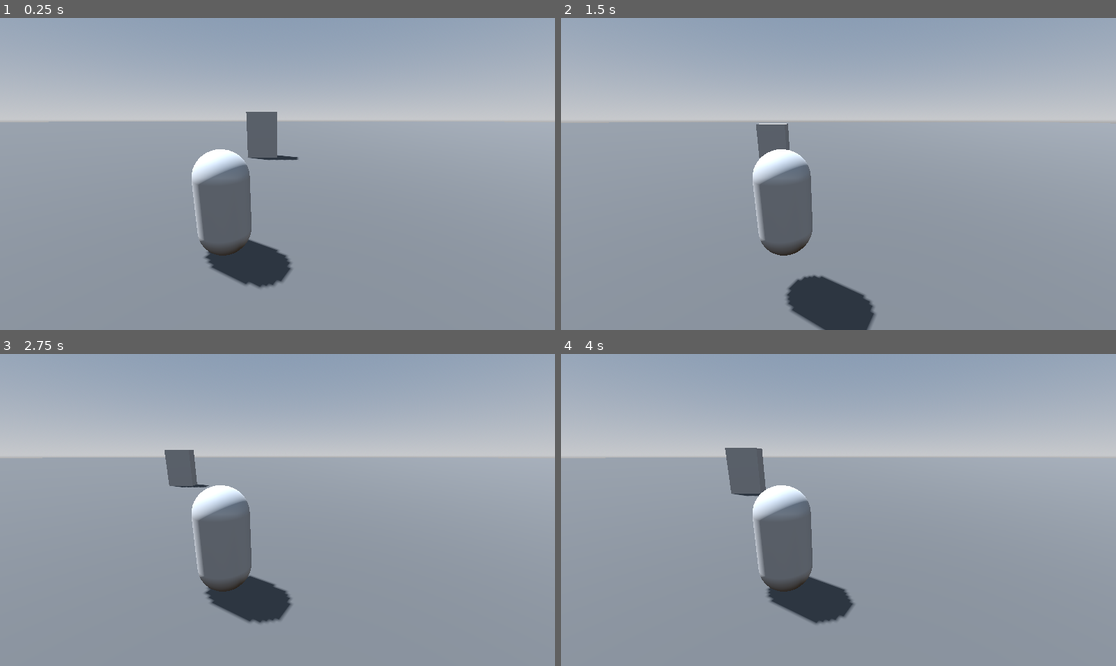
Above: before the commit, frames 1-4 (two rows, left to right).
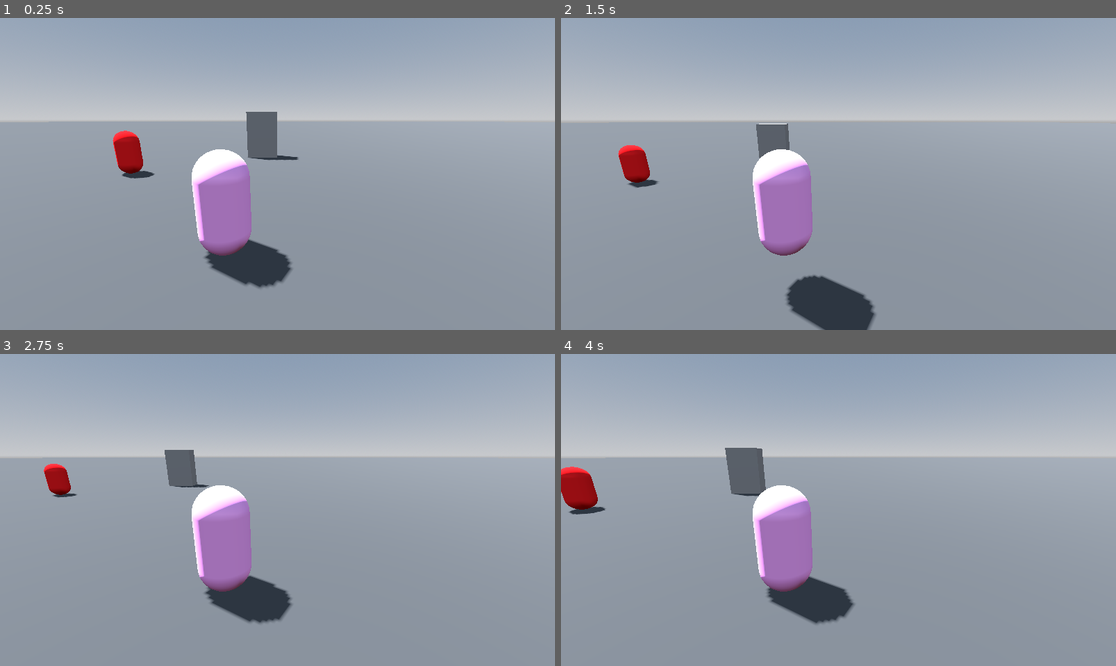
Above: after the commit, the same moments.

Repository: MGhaith/Smart-Pathfinding-System
Game: Godot game, scene res://scenes/main.tscn
Same seed, same stepped clock (60 frames per second), same inputs: the game is played once before the commit and once after it.
Inputs:
- Up to frame 1 (0.25 s): no input
- Up to frame 2 (1.5 s): tap Enter at 0.5 s; hold D (move_right) 0.53-1.28 s; tap Space (jump) at 0.77 s; hold S (backward) from 1.28 s (still down)
- Up to frame 3 (2.75 s): tap Space (jump) at 1.52 s; release S (backward) at 2.03 s; hold D (move_right) from 2.03 s (still down)
- Up to frame 4 (4 s): release D (move_right) at 2.78 s; hold W (forward) 2.78-3.53 s; tap Space (jump) at 3.02, 3.77 s; hold A (move_left) from 3.53 s (still down)

The runs differ from the first frame. In frame 1, 3.5% of the frame differs, in the area x 20-46%, y 36-77%; in frame 2, 3.4%; in frame 3, 3.2%; in frame 4, 3.7%, in the area x 0-46%, y 36-77%.

Commit message:
added enemy scene

Diff:
--- /dev/null
+++ b/new-game-project/scenes/actors/enemy.tscn
@@ -0,0 +1,19 @@
+[gd_scene load_steps=4 format=3 uid="uid://b1amdvhwftmsr"]
+
+[sub_resource type="CapsuleShape3D" id="CapsuleShape3D_f6f6i"]
+
+[sub_resource type="StandardMaterial3D" id="StandardMaterial3D_7kha4"]
+albedo_color = Color(0.939575, 0, 0.0635406, 1)
+
+[sub_resource type="CapsuleMesh" id="CapsuleMesh_acjse"]
+material = SubResource("StandardMaterial3D_7kha4")
+
+[node name="Enemy" type="CharacterBody3D"]
+transform = Transform3D(1, 0, 0, 0, 1, 0, 0, 0, 1, 0, 1, 0)
+
+[node name="CollisionShape3D" type="CollisionShape3D" parent="."]
+shape = SubResource("CapsuleShape3D_f6f6i")
+
+[node name="MeshInstance3D" type="MeshInstance3D" parent="."]
+mesh = SubResource("CapsuleMesh_acjse")
+skeleton = NodePath("../CollisionShape3D")
--- a/new-game-project/scenes/actors/player.tscn
+++ b/new-game-project/scenes/actors/player.tscn
@@ -1,10 +1,14 @@
-[gd_scene load_steps=4 format=3 uid="uid://ckxo7afhfdncn"]
+[gd_scene load_steps=5 format=3 uid="uid://ckxo7afhfdncn"]
 
-[ext_resource type="Script" path="res://scenes/actors/player_script.gd" id="1_q7l3h"]
+[ext_resource type="Script" path="res://scripts/player_script.gd" id="1_q7l3h"]
 
 [sub_resource type="CapsuleShape3D" id="CapsuleShape3D_f6f6i"]
 
+[sub_resource type="StandardMaterial3D" id="StandardMaterial3D_3d6ae"]
+albedo_color = Color(1, 0.658824, 1, 1)
+
 [sub_resource type="CapsuleMesh" id="CapsuleMesh_acjse"]
+material = SubResource("StandardMaterial3D_3d6ae")
 
 [node name="Player" type="CharacterBody3D"]
 transform = Transform3D(1, 0, 0, 0, 1, 0, 0, 0, 1, 0, 1, 0)
--- a/new-game-project/scenes/main.tscn
+++ b/new-game-project/scenes/main.tscn
@@ -1,6 +1,7 @@
-[gd_scene load_steps=7 format=3 uid="uid://dt1cvhsoyuhic"]
+[gd_scene load_steps=8 format=3 uid="uid://dt1cvhsoyuhic"]
 
 [ext_resource type="PackedScene" uid="uid://ckxo7afhfdncn" path="res://scenes/actors/player.tscn" id="1_jhdt7"]
+[ext_resource type="PackedScene" uid="uid://b1amdvhwftmsr" path="res://scenes/actors/enemy.tscn" id="2_s8cwy"]
 
 [sub_resource type="ProceduralSkyMaterial" id="ProceduralSkyMaterial_tlyv6"]
 sky_horizon_color = Color(0.64625, 0.65575, 0.67075, 1)
@@ -44,3 +45,6 @@
 mesh = SubResource("PlaneMesh_m5jt3")
 
 [node name="Player" parent="." instance=ExtResource("1_jhdt7")]
+
+[node name="Enemy" parent="." instance=ExtResource("2_s8cwy")]
+transform = Transform3D(1, 0, 0, 0, 1, 0, 0, 0, 1, 6, 1, -6)
Renamed: new-game-project/scenes/actors/player_script.gd -> new-game-project/scripts/player_script.gd
